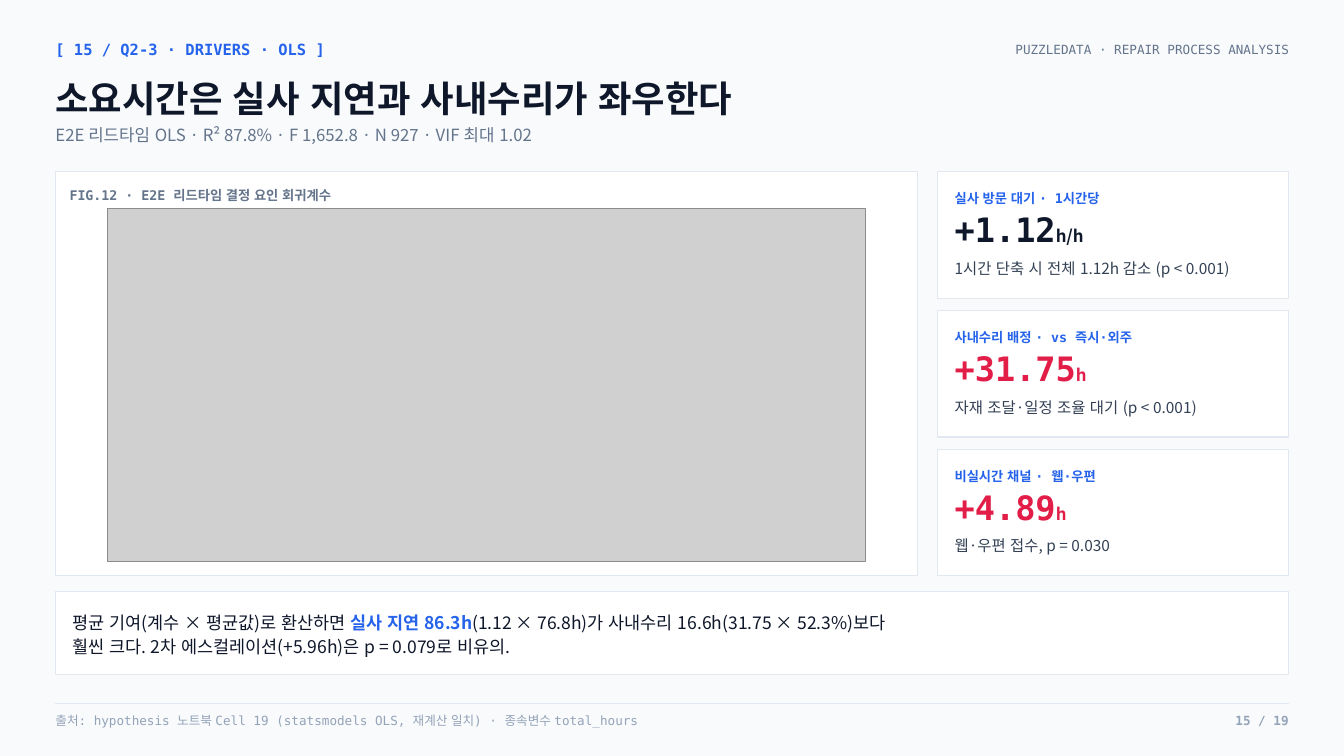
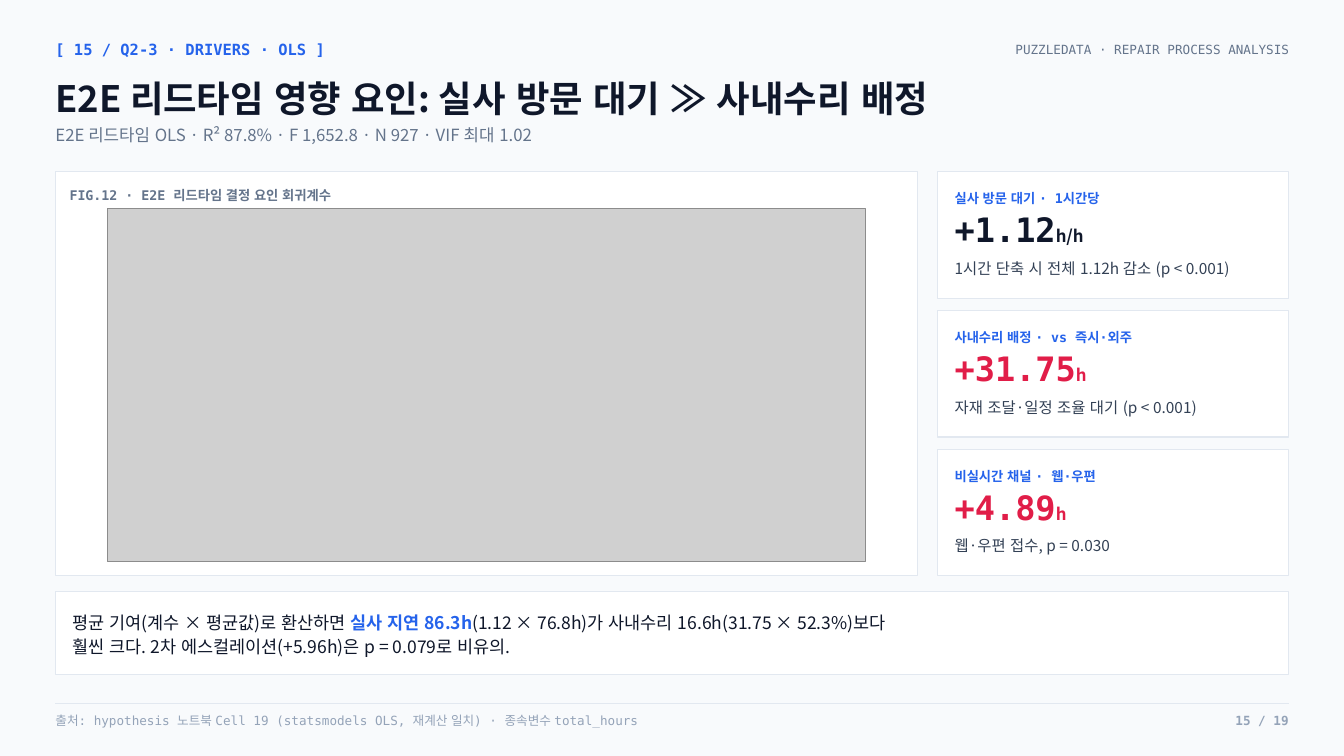
Before and after one commit to nus1245/puzzle_data, a slide deck: slide 15 of outputs/pptx/puzzledata_repair_report.pptx. Drawn at 1344x756 pixels with LibreOffice and Linux fonts; fonts in the diff are those of the drawing; grey boxes stand for pictures. Boxes give left, top, right and bottom in pixels: in the first picture for what was removed or moved away, otherwise in the second. Text is boxed around its words. In the diff, an @@ line names an element or a change of style, - is before the commit and + after.

```diff
--- a/outputs/pptx/puzzledata_repair_report.pptx
+++ b/outputs/pptx/puzzledata_repair_report.pptx
@@ text at [55, 81, 928, 116]: text changed @@
-소요시간은 실사 지연과 사내수리가 좌우한다
+E2E 리드타임 영향 요인: 실사 방문 대기 ≫ 사내수리 배정
```
Also in this commit, not shown: 2 other files.
